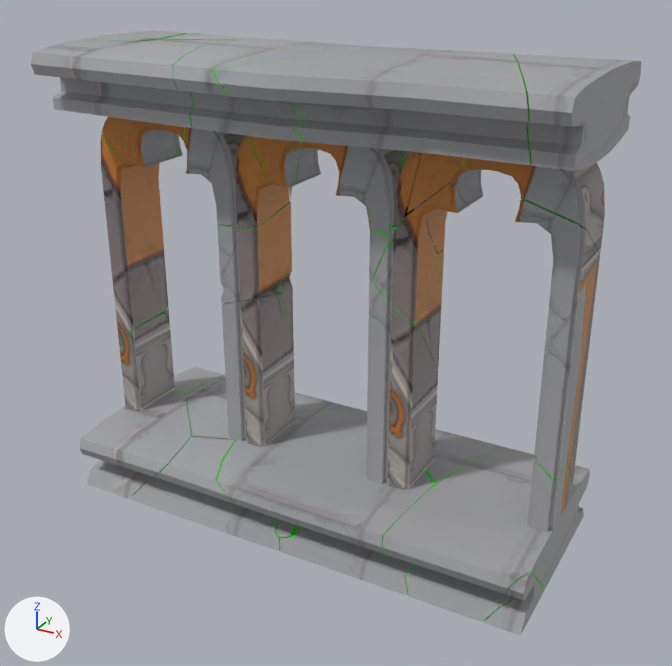
What one commit did to the FBX model Assets/Project/Art/Environment/Kit Destruction/SM_Fence1m_Broken_01.fbx.
Rendered twice from a 50 mm lens placed at (0.335, -1.271, 1.139), pointed at (-0.472, 0.197, 0.405). The lights are fixed; the arrows at lower left show +X, +Y and +Z. Where no turn or scale is listed for an object, it has been applied to the vertices.

Before the edit, the objects in view are built like this:
```python
ob_sm_fence1m_broken_13 = bpy.data.objects.new('SM_Fence1m_Broken_13', me_sm_fence1m_broken_13)
ob_sm_fence1m_broken_13.location = (-0.57, 0.202, 0.761)
ob_sm_fence1m_broken_25 = bpy.data.objects.new('SM_Fence1m_Broken_25', me_sm_fence1m_broken_25)
ob_sm_fence1m_broken_25.location = (-0.702, 0.203, 0.063)
ob_sm_fence1m_broken_26 = bpy.data.objects.new('SM_Fence1m_Broken_26', me_sm_fence1m_broken_26)
ob_sm_fence1m_broken_26.location = (-0.376, 0.215, 0.063)
ob_sm_fence1m_broken_27 = bpy.data.objects.new('SM_Fence1m_Broken_27', me_sm_fence1m_broken_27)
ob_sm_fence1m_broken_27.location = (-0.741, 0.27, 0.064)
ob_sm_fence1m_broken_28 = bpy.data.objects.new('SM_Fence1m_Broken_28', me_sm_fence1m_broken_28)
ob_sm_fence1m_broken_28.location = (-0.469, 0.212, 0.077)
ob_sm_fence1m_broken_29 = bpy.data.objects.new('SM_Fence1m_Broken_29', me_sm_fence1m_broken_29)
ob_sm_fence1m_broken_29.location = (-0.884, 0.135, 0.064)
ob_sm_fence1m_broken_31 = bpy.data.objects.new('SM_Fence1m_Broken_31', me_sm_fence1m_broken_31)
ob_sm_fence1m_broken_31.location = (-0.463, 0.213, 0.868)
ob_sm_fence1m_broken_33 = bpy.data.objects.new('SM_Fence1m_Broken_33', me_sm_fence1m_broken_33)
ob_sm_fence1m_broken_33.location = (-0.936, 0.28, 0.93)
ob_sm_fence1m_broken_36 = bpy.data.objects.new('SM_Fence1m_Broken_36', me_sm_fence1m_broken_36)
ob_sm_fence1m_broken_36.location = (-0.329, 0.206, 0.87)
# also in view: 'SM_Fence1m_Broken_21' at (-0.667, 0.216, 0.292); 'SM_Fence1m_Broken_15' at (-0.682, 0.216, 0.713); 'SM_Fence1m_Broken_07' at (-0.105, 0.216, 0.724); 'SM_Fence1m_Broken_01' at (-0.942, 0.216, 0.525); 'SM_Fence1m_Broken_06' at (-0.667, 0.216, 0.525)
```
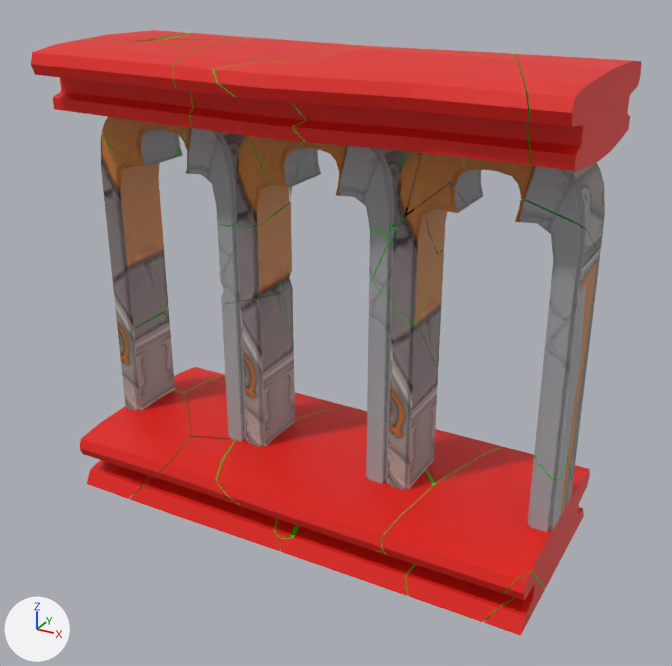
Changed parts and their boxes (x1, y1, x2, y2) in the pictures (672 x 666 px):
part 1 of me_sm_fence1m_broken_36, recoloured (grey to red): (214, 49, 530, 165) in both
part 2 of me_sm_fence1m_broken_25, recoloured (grey to red): (130, 437, 280, 551) in both
part 3 of me_sm_fence1m_broken_27, recoloured (grey to red): (185, 376, 345, 439) in both
part 4 of me_sm_fence1m_broken_28, recoloured (grey to red): (217, 406, 432, 552) in both
part 5 of me_sm_fence1m_broken_33, recoloured (grey to red): (86, 30, 185, 41) in both
part 6 of me_sm_fence1m_broken_26, recoloured (grey to red): (280, 429, 503, 596) in both
part 7 of me_sm_fence1m_broken_31, recoloured (grey to red): (173, 38, 455, 142) in both
part 8 of me_sm_fence1m_broken_29, recoloured (grey to red): (80, 391, 191, 499) in both
part 9 of me_sm_fence1m_broken_23, recoloured (grey to red): (483, 572, 545, 636) in both
part 10 of me_sm_fence1m_broken_24, recoloured (grey to red): (174, 367, 225, 392) in both
part 11 of me_sm_fence1m_broken_30, recoloured (grey to red): (514, 54, 641, 171) in both
part 12 of me_sm_fence1m_broken_35, recoloured (grey to red): (31, 39, 199, 128) in both
part 13 of me_sm_fence1m_broken_22, recoloured (grey to red): (382, 447, 590, 622) in both

What changed in the scene script:
```text
Add mat_var_wall_005:
    mat_var_wall_005 = principled_material('Var Wall.005')
    mat_var_wall_005.base_color = (0.8, 0.0109, 0.0048)  # red #e71b0f
Change me_sm_fence1m_broken_27:
    where me_sm_fence1m_broken_27.from_pydata(...)  # 46 vertices, 32 faces; spans x -0.178..0.178, y -0.154..0.154, z -0.068..0.068
    me_sm_fence1m_broken_27 part 3: all 20 faces that had it switch from mat_wall_002 (picture img_t_trim_01_d_png) to mat_var_wall_005 (red #e71b0f)
Change me_sm_fence1m_broken_30:
    where me_sm_fence1m_broken_30.from_pydata(...)  # 48 vertices, 26 faces; spans x -0.114..0.114, y -0.213..0.213, z -0.07..0.07
    me_sm_fence1m_broken_30 part 11: all 22 faces that had it switch from mat_wall_002 (picture img_t_trim_01_d_png) to mat_var_wall_005 (red #e71b0f)
Change me_sm_fence1m_broken_28:
    where me_sm_fence1m_broken_28.from_pydata(...)  # 44 vertices, 31 faces; spans x -0.219..0.219, y -0.212..0.212, z -0.054..0.054
    me_sm_fence1m_broken_28 part 4: all 22 faces that had it switch from mat_wall_002 (picture img_t_trim_01_d_png) to mat_var_wall_005 (red #e71b0f)
Change me_sm_fence1m_broken_31:
    where me_sm_fence1m_broken_31.from_pydata(...)  # 91 vertices, 61 faces; spans x -0.287..0.287, y -0.213..0.213, z -0.074..0.074
    me_sm_fence1m_broken_31 part 7: all 50 faces that had it switch from mat_wall_002 (picture img_t_trim_01_d_png) to mat_var_wall_005 (red #e71b0f)
Change me_sm_fence1m_broken_24:
    where me_sm_fence1m_broken_24.from_pydata(...)  # 31 vertices, 19 faces; spans x -0.104..0.104, y -0.149..0.149, z -0.066..0.066
    me_sm_fence1m_broken_24 part 10: all 13 faces that had it switch from mat_wall_002 (picture img_t_trim_01_d_png) to mat_var_wall_005 (red #e71b0f)
Change me_sm_fence1m_broken_26:
    where me_sm_fence1m_broken_26.from_pydata(...)  # 65 vertices, 41 faces; spans x -0.26..0.26, y -0.209..0.209, z -0.065..0.065
    me_sm_fence1m_broken_26 part 6: all 31 faces that had it switch from mat_wall_002 (picture img_t_trim_01_d_png) to mat_var_wall_005 (red #e71b0f)
Change me_sm_fence1m_broken_25:
    where me_sm_fence1m_broken_25.from_pydata(...)  # 62 vertices, 40 faces; spans x -0.206..0.206, y -0.202..0.202, z -0.067..0.067
    me_sm_fence1m_broken_25 part 2: all 28 faces that had it switch from mat_wall_002 (picture img_t_trim_01_d_png) to mat_var_wall_005 (red #e71b0f)
Change me_sm_fence1m_broken_22:
    where me_sm_fence1m_broken_22.from_pydata(...)  # 50 vertices, 27 faces; spans x -0.135..0.135, y -0.212..0.212, z -0.064..0.064
    me_sm_fence1m_broken_22 part 13: all 22 faces that had it switch from mat_wall_002 (picture img_t_trim_01_d_png) to mat_var_wall_005 (red #e71b0f)
Change me_sm_fence1m_broken_29:
    where me_sm_fence1m_broken_29.from_pydata(...)  # 32 vertices, 20 faces; spans x -0.116..0.116, y -0.135..0.135, z -0.066..0.066
    me_sm_fence1m_broken_29 part 8: all 12 faces that had it switch from mat_wall_002 (picture img_t_trim_01_d_png) to mat_var_wall_005 (red #e71b0f)
Change me_sm_fence1m_broken_23:
    where me_sm_fence1m_broken_23.from_pydata(...)  # 18 vertices, 11 faces; spans x -0.0345..0.0345, y -0.0744..0.0744, z -0.0597..0.0597
    me_sm_fence1m_broken_23 part 9: all 10 faces that had it switch from mat_wall_002 (picture img_t_trim_01_d_png) to mat_var_wall_005 (red #e71b0f)
Change me_sm_fence1m_broken_35:
    where me_sm_fence1m_broken_35.from_pydata(...)  # 40 vertices, 23 faces; spans x -0.163..0.163, y -0.127..0.127, z -0.069..0.069
    me_sm_fence1m_broken_35 part 12: all 12 faces that had it switch from mat_wall_002 (picture img_t_trim_01_d_png) to mat_var_wall_005 (red #e71b0f)
Change me_sm_fence1m_broken_36:
    where me_sm_fence1m_broken_36.from_pydata(...)  # 62 vertices, 43 faces; spans x -0.267..0.267, y -0.206..0.206, z -0.073..0.073
    me_sm_fence1m_broken_36 part 1: all 39 faces that had it switch from mat_wall_002 (picture img_t_trim_01_d_png) to mat_var_wall_005 (red #e71b0f)
Change me_sm_fence1m_broken_33:
    where me_sm_fence1m_broken_33.from_pydata(...)  # 16 vertices, 12 faces; spans x -0.064..0.064, y -0.137..0.137, z -0.007..0.007
    me_sm_fence1m_broken_33 part 5: all 5 faces that had it switch from mat_wall_002 (picture img_t_trim_01_d_png) to mat_var_wall_005 (red #e71b0f)
```
